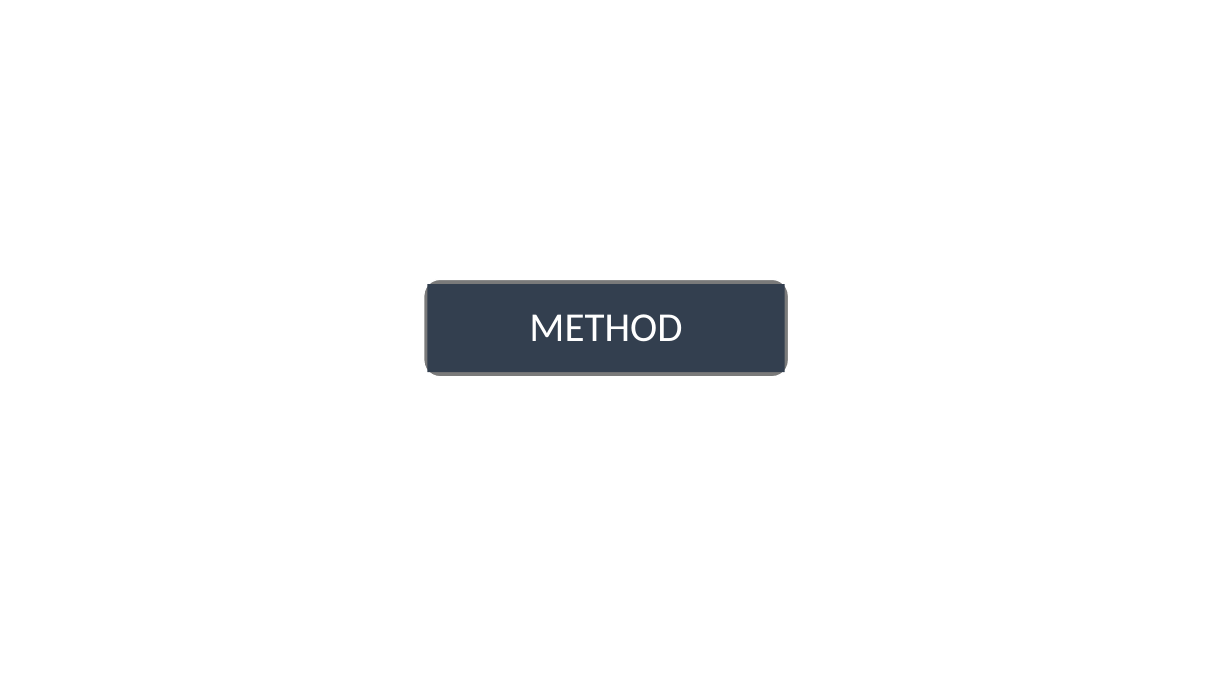
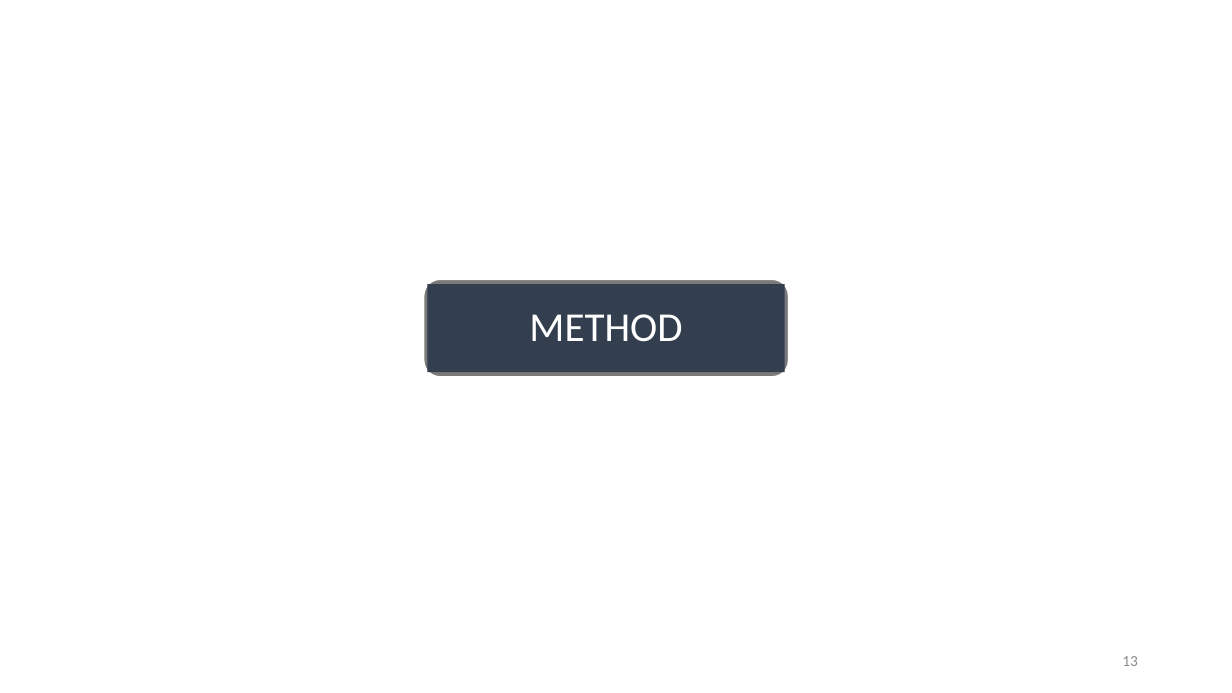
Before and after one commit to chris-nthu/communication, a slide deck: slide 13 of wireless_network/PaperReading/Report.pptx (slide 7 before the commit). Drawn at 1232x693 pixels with LibreOffice and Linux fonts; fonts in the diff are those of the drawing. Boxes give left, top, right and bottom in pixels: in the first picture for what was removed or moved away, otherwise in the second. Text is boxed around its words. In the diff, an @@ line names an element or a change of style, - is before the commit and + after.

```diff
--- a/wireless_network/PaperReading/Report.pptx
+++ b/wireless_network/PaperReading/Report.pptx
@@ page number added at (1122,656,1138,666), 12 pt, text #8C8C8C @@
+13
```
Also in this commit, not shown: 7 other slides changed, 9 slides added, 3 slides removed, 1 other file.
